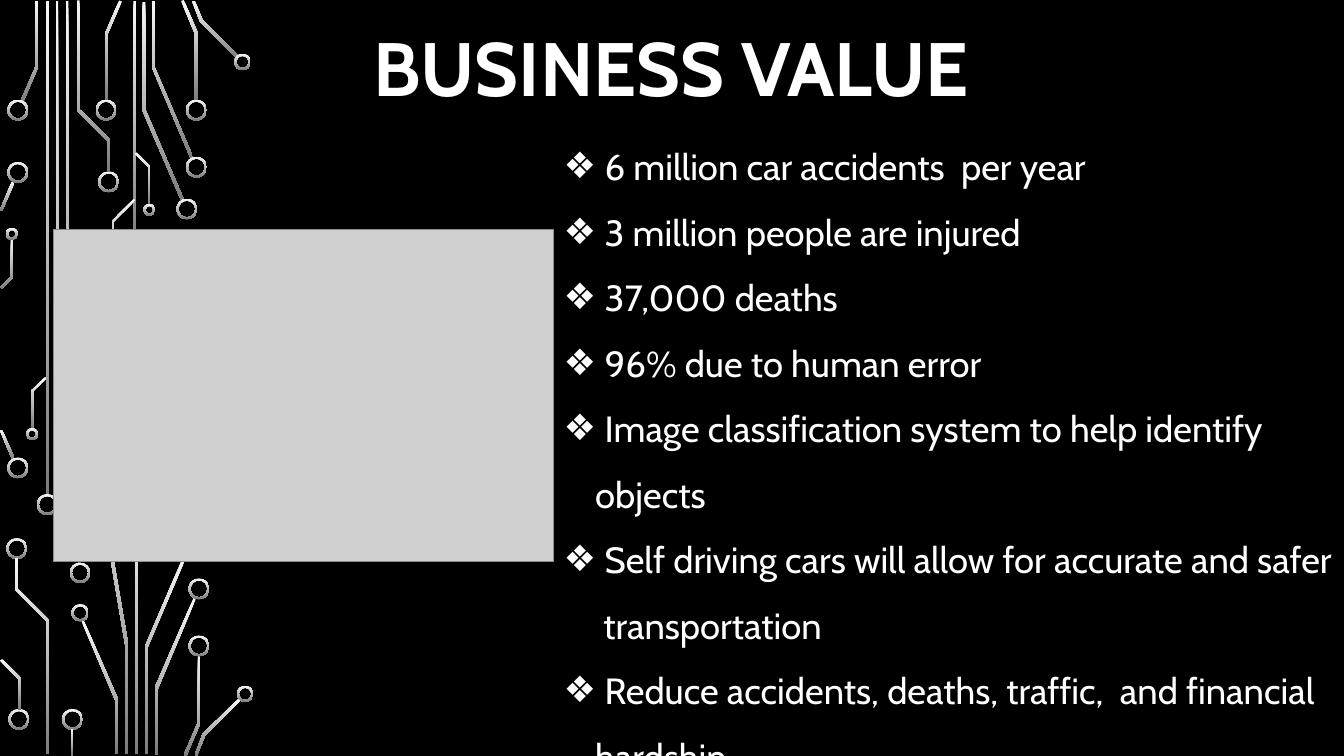
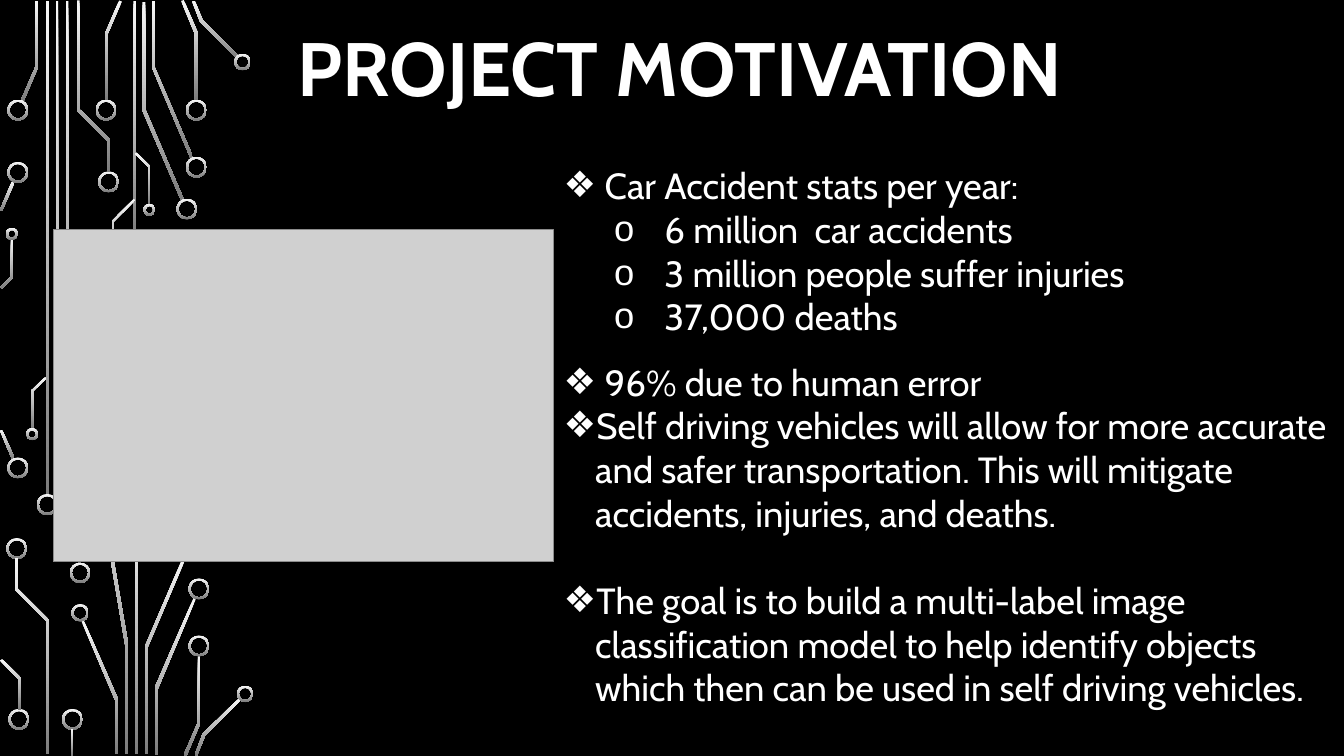
Before and after one commit to hpatel530/Image-Classification-for-Autonomous-Vehicles-, a slide deck: slide 2 of Capstone.pptx. Drawn at 1344x756 pixels with LibreOffice and Linux fonts; fonts in the diff are those of the drawing; grey boxes stand for pictures; background and template pictures are left out. Boxes give left, top, right and bottom in pixels: in the first picture for what was removed or moved away, otherwise in the second. Text is boxed around its words. In the diff, an @@ line names an element or a change of style, - is before the commit and + after.

```diff
--- a/Capstone.pptx
+++ b/Capstone.pptx
@@ title at <box>297,42,1062,109</box>: text changed @@
-BUSINESS VALUE
+PROJECT MOTIVATION
@@ text "Car Accident stats per year:": place and size @@
-text "Car Accident stats per year:" at <box>595,152,1331,708</box>
+text "Car Accident stats per year:" at <box>595,171,1327,710</box>
@@ text at <box>605,171,1124,295</box>: text changed @@
-❖ 6 million car accidents per year
-❖ 3 million people are injured
+❖ Car Accident stats per year:
+  o 6 million car accidents
+  o 3 million people suffer injuries
@@ text at <box>664,302,898,334</box>: bullet ❖ to o; list level 1 to 2 in "37,000 deaths"; line spacing 1.5 to 1 @@
@@ text at <box>595,411,1327,710</box>: text changed @@
-❖ Image classification system to help identify objects
-❖ Self driving cars will allow for accurate and safer transportation
-❖ Reduce accidents, deaths, traffic, and financial hardship
+❖ Self driving vehicles will allow for more accurate and safer transportation. This will mitigate accidents, injuries, and deaths.
+❖ The goal is to build a multi-label image classification model to help identify objects which then can be used in self driving vehicles.
```
Also in this commit, not shown: 7 other slides changed.
